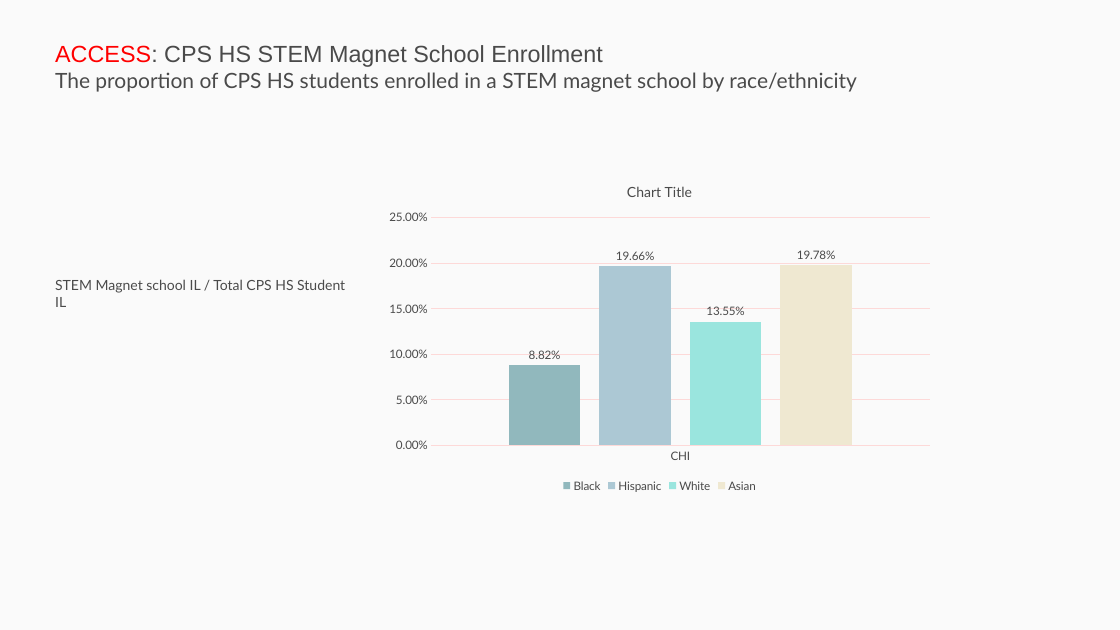
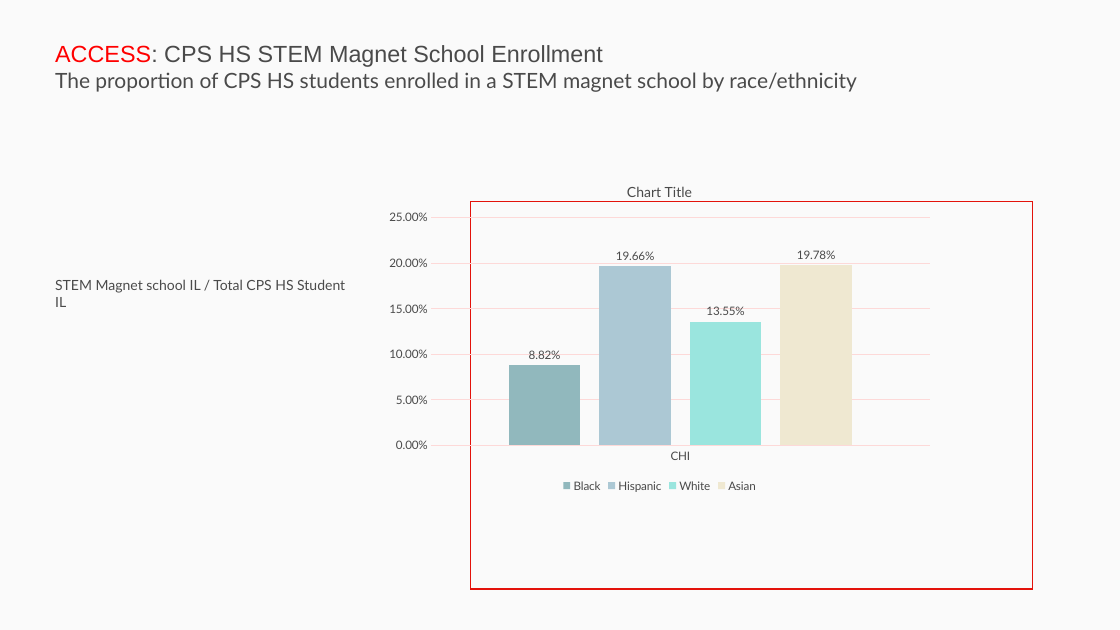
Before and after one commit to p33chicago/P33-DEI-dashboard-project, a slide deck: slide 19 of Deep diving plots.pptx. Drawn at 1120x630 pixels with LibreOffice and Linux fonts; fonts in the diff are those of the drawing. Boxes give left, top, right and bottom in pixels: in the first picture for what was removed or moved away, otherwise in the second. Text is boxed around its words. In the diff, an @@ line names an element or a change of style, - is before the commit and + after.

```diff
--- a/Deep diving plots.pptx
+++ b/Deep diving plots.pptx
@@ rectangle added at bbox=[471, 202, 1032, 590], outline #E3120B 1 pt @@
```
Also in this commit, not shown: 25 other slides changed.
